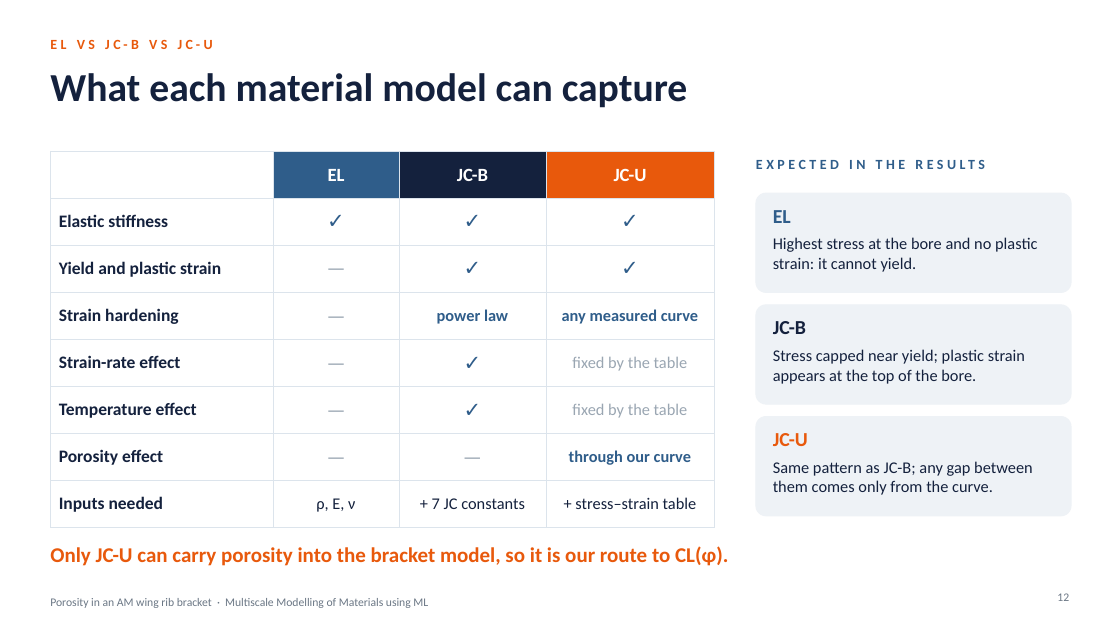
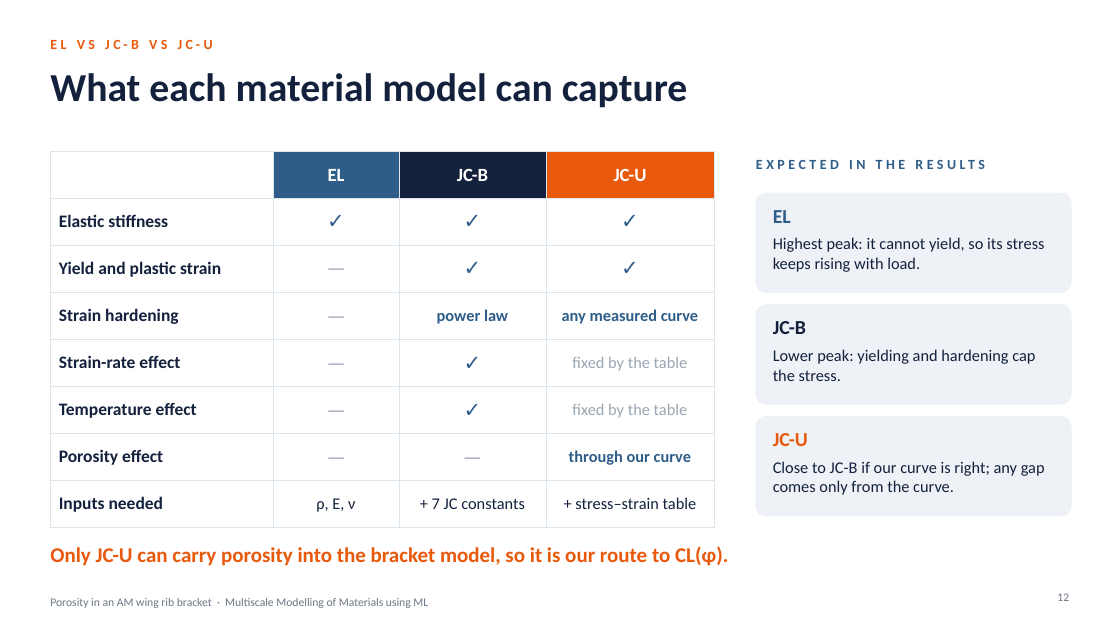
Before and after one commit to SaravananRamar06/MMM-ML, a slide deck: slide 12 of presentation/Porosity in an AM Wing Rib Bracket.pptx. Drawn at 1120x630 pixels with LibreOffice and Linux fonts; fonts in the diff are those of the drawing. Boxes give left, top, right and bottom in pixels: in the first picture for what was removed or moved away, otherwise in the second. Text is boxed around its words. In the diff, an @@ line names an element or a change of style, - is before the commit and + after.

```diff
--- a/presentation/Porosity in an AM Wing Rib Bracket.pptx
+++ b/presentation/Porosity in an AM Wing Rib Bracket.pptx
@@ text at [773,237,1044,272]: text changed @@
-Highest stress at the bore and no plastic strain: it cannot yield.
+Highest peak: it cannot yield, so its stress keeps rising with load.
@@ text at [773,349,1035,381]: text changed @@
-Stress capped near yield; plastic strain appears at the top of the bore.
+Lower peak: yielding and hardening cap the stress.
@@ text at [773,461,1045,495]: text changed @@
-Same pattern as JC-B; any gap between them comes only from the curve.
+Close to JC-B if our curve is right; any gap comes only from the curve.
```
Also in this commit, not shown: 1 other slide changed, 2 slides added, 1 slide removed, 10 other files.
